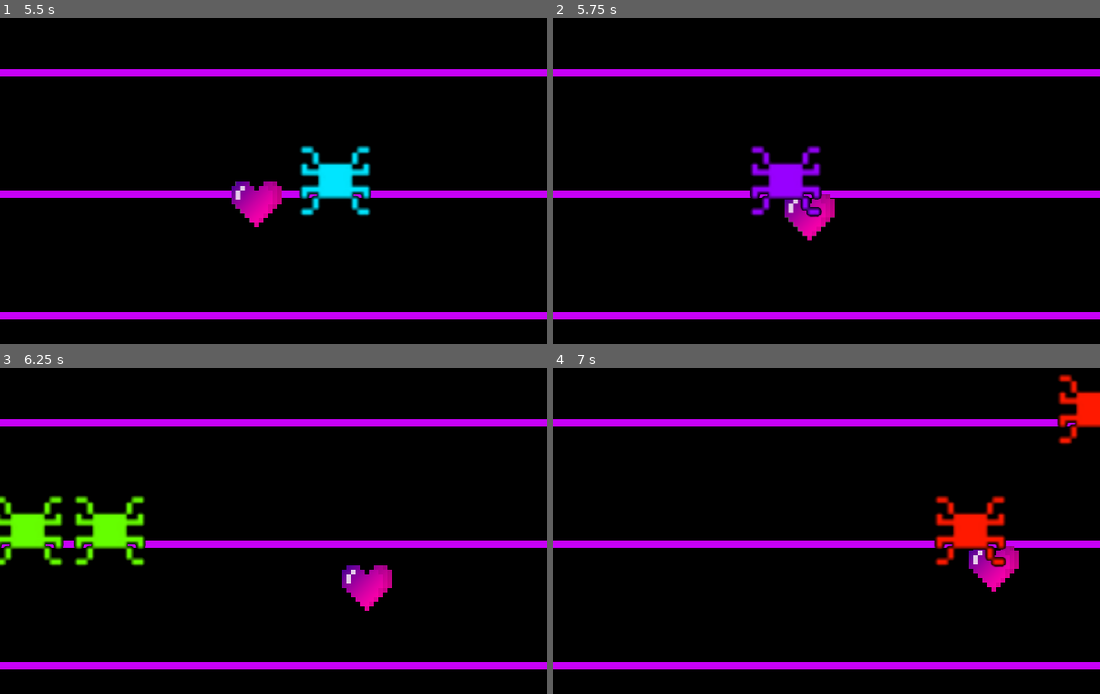
Above: before the commit, frames 1-4 (two rows, left to right).
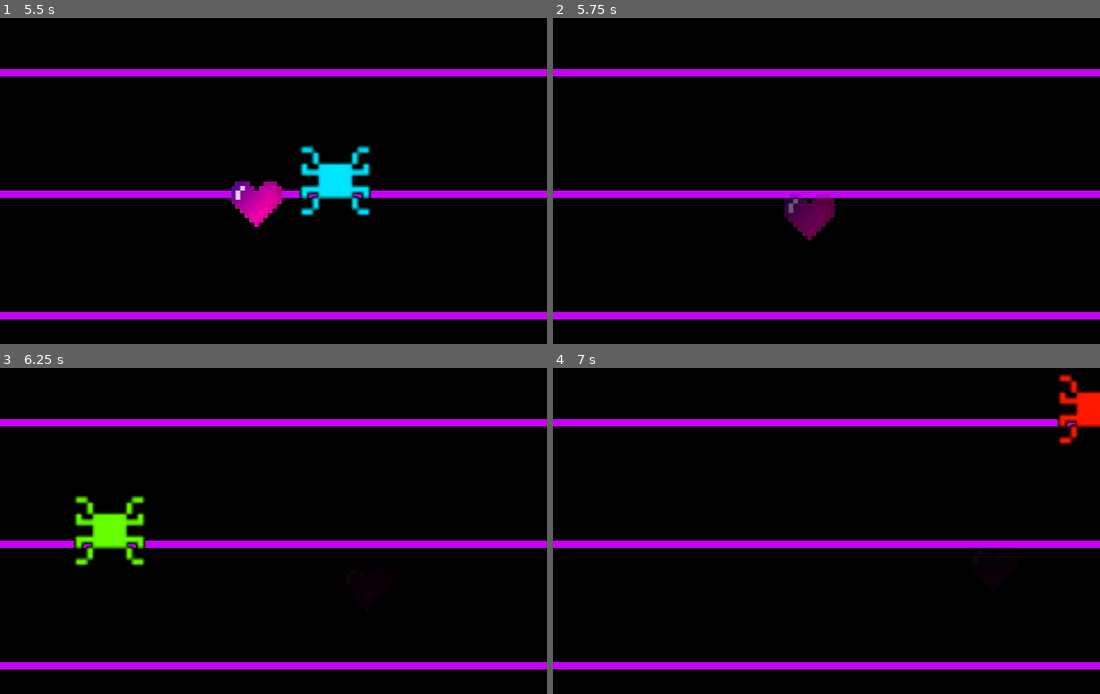
Above: after the commit, the same moments.

Repository: Regnatif/MuffetFight
Game: Godot game, scene res://Scenes/GameScene.tscn
Two runs of this game, one before a commit and one after it. Both use one fixed random seed, a clock stepped at 60 frames per second and the inputs below.
Inputs:
- Up to frame 1 (5.5 s): tap Enter at 0.5 s; hold Right (right) 0.53-1.28 s; hold Down (down) 1.28-2.03 s; hold Right (right) 2.03-2.78 s; hold Up (up) 2.78-3.53 s; hold Left (left) 3.53-5.03 s; hold Down (down) from 5.03 s (still down)
- Up to frame 2 (5.75 s): keep holding Down (down)
- Up to frame 3 (6.25 s): release Down (down) at 5.78 s; hold Right (right) from 5.78 s (still down)
- Up to frame 4 (7 s): release Right (right) at 6.53 s; hold Up (up) from 6.53 s (still down)

Frame 1 is identical in both runs. In frame 2, 2.4% of the frame differs, in the area x 36-52%, y 39-69%; in frame 3, 2.4%; in frame 4, 2.4%, in the area x 69-86%, y 39-69%.

Commit message:
Regnatif
hatıralmıyorum ne yaptım en son blink effect yapmaya çalışıyodum kafayı yedim

Diff:
--- a/Scenes/Heart.tscn
+++ b/Scenes/Heart.tscn
@@ -19,3 +19,4 @@
 
 [node name="CollisionShape2D" type="CollisionShape2D" parent="."]
 shape = SubResource( 1 )
+[connection signal="area_entered" from="." to="." method="_on_Heart_area_entered"]
--- a/Scenes/Spider.tscn
+++ b/Scenes/Spider.tscn
@@ -6,7 +6,9 @@
 [sub_resource type="RectangleShape2D" id=1]
 extents = Vector2( 38.243, 37.5083 )
 
-[node name="Spider" type="Area2D"]
+[node name="Spider" type="Area2D" groups=[
+"Spider",
+]]
 position = Vector2( 296.479, 191.408 )
 script = ExtResource( 2 )
 __meta__ = {
--- a/Scripts/Heart.gd
+++ b/Scripts/Heart.gd
@@ -5,14 +5,21 @@
 # var b = "text"
 
 var toLerp : float
+var blinking = false
+var alphadown = true
 
-# Called when the node enters the scene tree for the first time.
 func _ready():
 	toLerp = position.y
 	pass
 
 
 func _process(delta):
+	if blinking:
+		modulate.a -= 0.05
+		if modulate.a <= 0:
+			modulate.a += 0.05
+		if modulate.a >=1:
+			blinking = false
 	if Input.is_action_just_pressed("up") && position.y > 133:
 		toLerp = position.y - 133
 
@@ -26,3 +33,9 @@
 	if Input.is_action_pressed("right"):
 		position.x += 270*delta
 	pass
+
+func _on_Heart_area_entered(area : Area2D):
+	if area.is_in_group("Spider"):
+		blinking = true
+		area.queue_free()
+	pass
